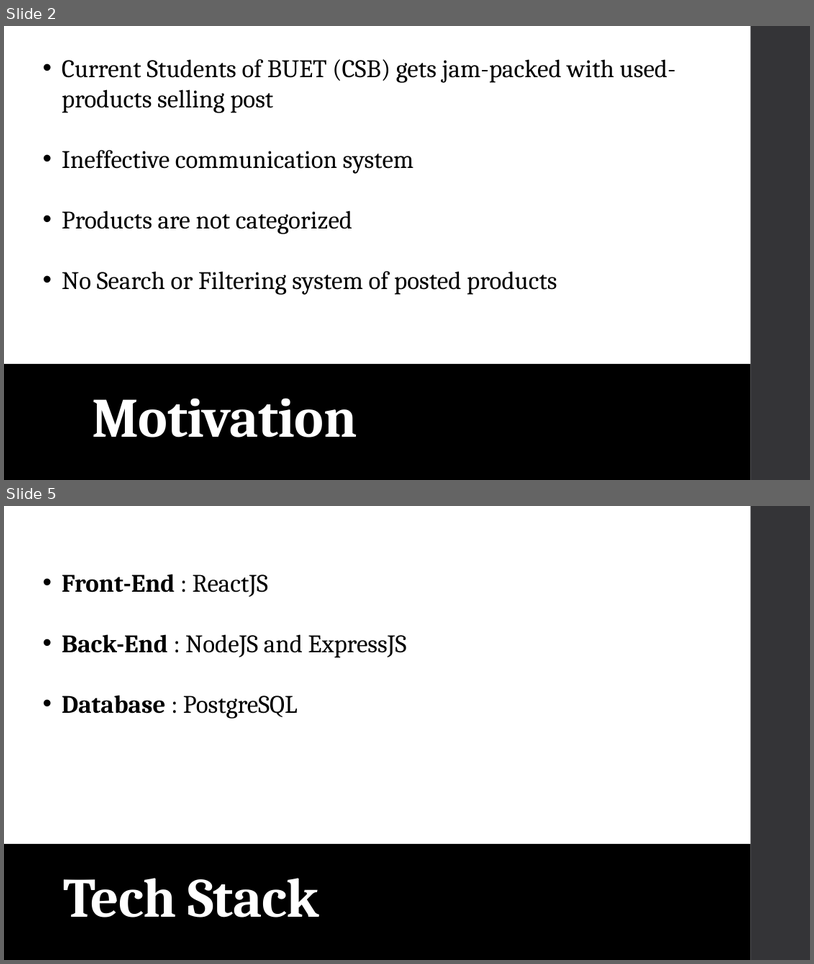
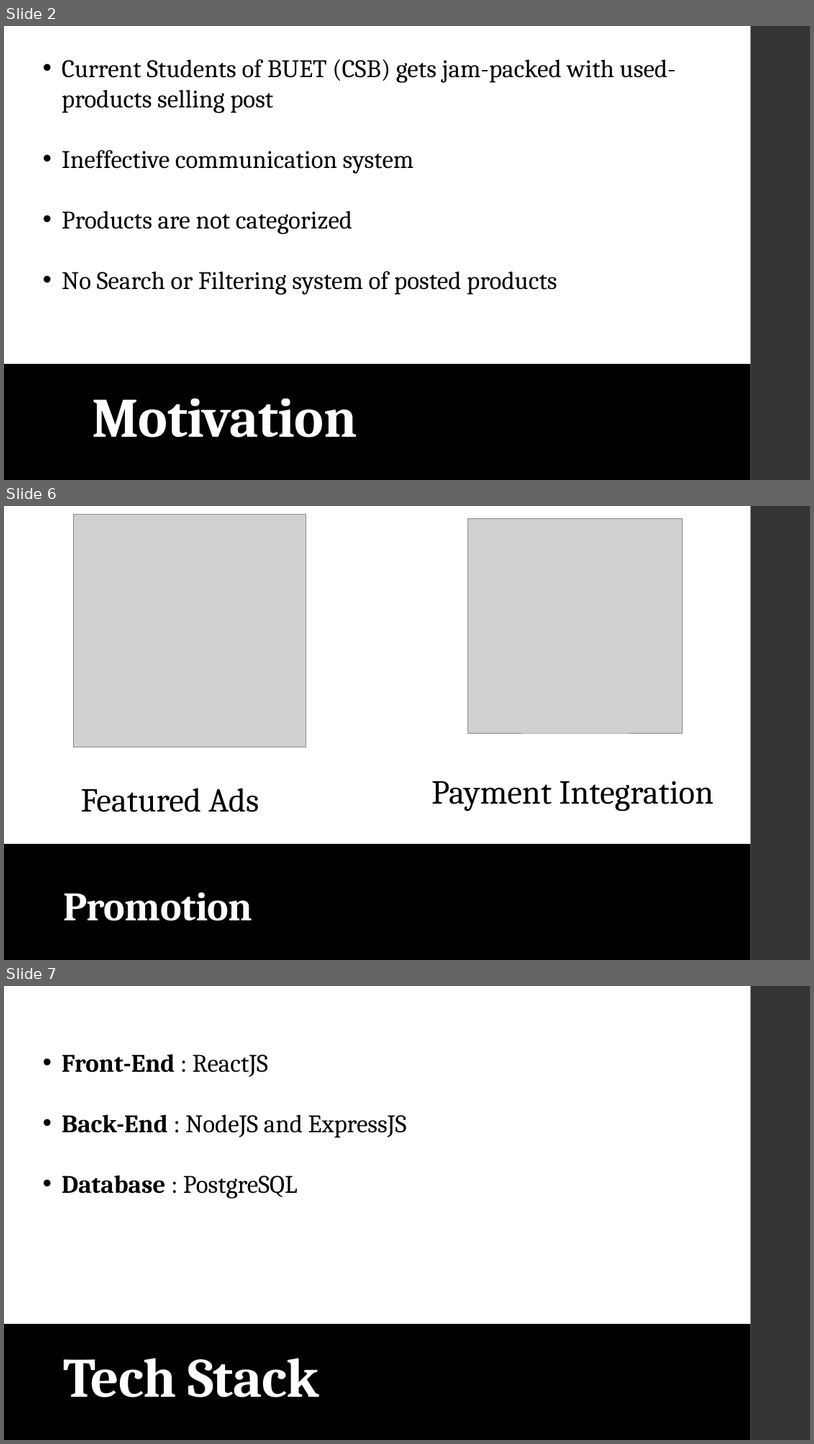
Before and after one commit to arifinnasif/TradeSpace, a slide deck: Project Scope/TradeSpace- Project scope.pptx. Shown one above the other, each under a label of ours: slides 2 and 5 before the commit, slides 2, 6 and 7 after it; the slides between them are not shown. The pictures are 814x964 and 814x1444 pixels, drawn with LibreOffice and Linux fonts; fonts in the diff are those of the drawing; grey boxes stand for pictures. Boxes give left, top, right and bottom in pixels: in the first picture for what was removed or moved away, otherwise in the second. Text is boxed around its words. In the diff, an @@ line names an element or a change of style, - is before the commit and + after.

```diff
--- a/Project Scope/TradeSpace- Project scope.pptx
+++ b/Project Scope/TradeSpace- Project scope.pptx
@@ slide 6 added at [4, 506, 810, 960], background #FFFFFF; not listed: 2 template elements that a slide beside it also shows @@
@@ picture added at [74, 514, 306, 746] @@
@@ picture added at [468, 519, 683, 733] @@
@@ rounded rectangle added at [51, 755, 290, 842], fill #FFFFFF, outline #FFFFFF 0.75 pt, 40 pt, text #000000 @@
+Featured Ads
@@ rounded rectangle added at [399, 747, 747, 834], fill #FFFFFF, outline #FFFFFF 0.75 pt, 40 pt, text #000000 @@
+Payment Integration
@@ title added at [63, 892, 252, 921], 48 pt, text #FFFFFF, bold @@
+Promotion
@@ what was slide 5 is now slide 7 @@
```
Also in this commit, not shown: 3 other slides added, 2 slides removed.
